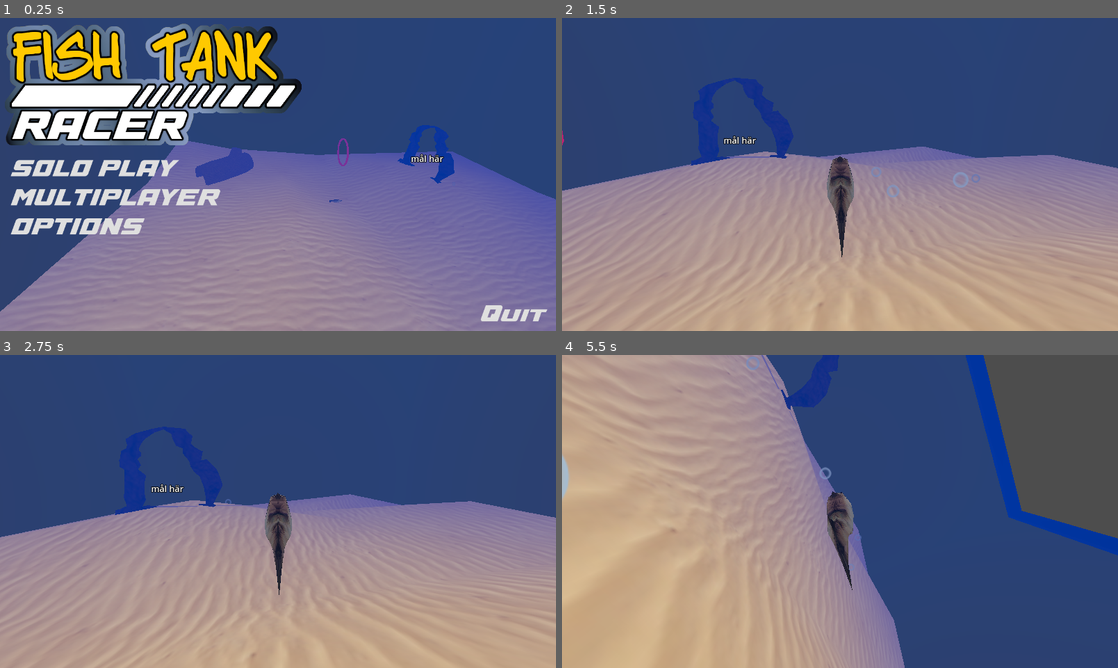
Above: before the commit, frames 1-4 (two rows, left to right).
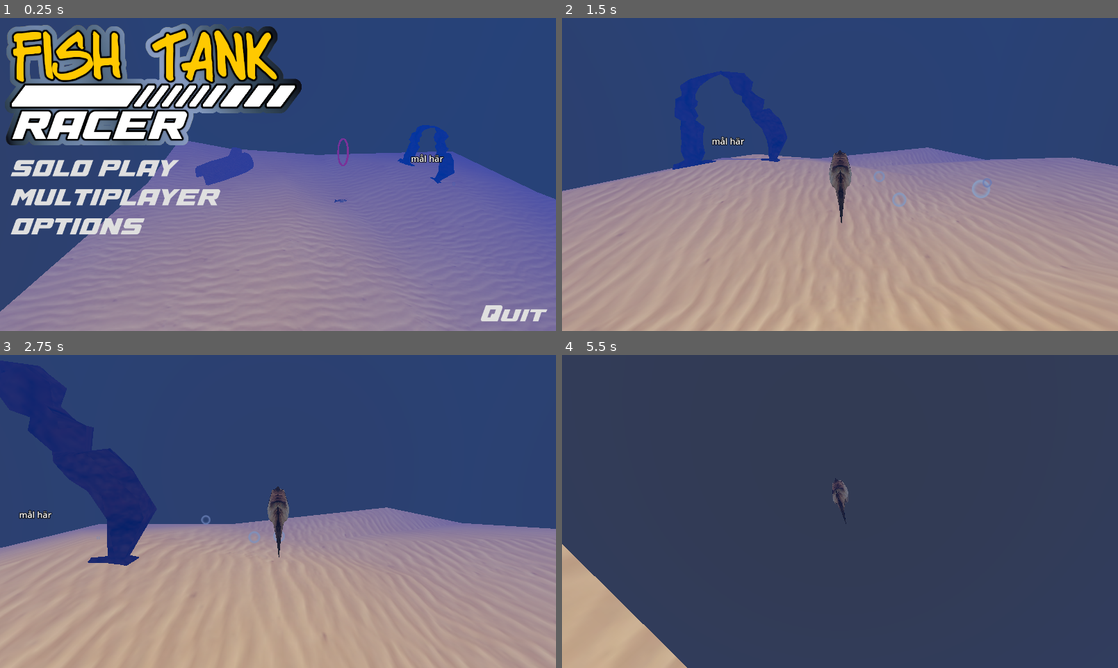
Above: after the commit, the same moments.

Repository: henkehedstrom/dj-scaled
Game: Godot game, scene res://Scenes/menu.tscn
Two runs of this game, one before a commit and one after it. Both use one fixed random seed, a clock stepped at 60 frames per second and the inputs below.
Inputs (mouse positions are in pixels of both pictures, inside the frame that each line leads up to):
- Up to frame 1 (0.25 s): no input
- Up to frame 2 (1.5 s): click "SOLO PLAY" at 0.5 s; move the mouse to (867, 174) at 1.27 s; hold W (forward) from 1.28 s (still down); hold P (mouse_capture) from 1.28 s (still down)
- Up to frame 3 (2.75 s): move the mouse to (166, 527) at 2.02 s; release W (forward) at 2.03 s; release P (mouse_capture) at 2.03 s; hold S (back) from 2.03 s (still down); tap P (mouse_capture) at 2.1 s
- Up to frame 4 (5.5 s): move the mouse to (895, 442) at 2.77 s; release S (back) at 2.78 s; hold D (right) 2.78-3.53 s; hold P (mouse_capture) 2.78-3.53 s; move the mouse to (812, 574) at 3.52 s; hold W (forward) 3.53-4.28 s; tap P (mouse_capture) at 3.6, 5.1 s; move the mouse to (1006, 558) at 4.27 s; hold P (mouse_capture) 4.28-5.03 s; hold A (left) from 4.28 s (still down); move the mouse to (673, 464) at 5.02 s

The runs differ from the first frame. In frame 1, less than 0.1% of the frame differs, in the area x 59-63%, y 58-59%; in frame 2, 2.6%; in frame 3, 11%; in frame 4, 89%, in the area x 0-100%, y 0-100%.

Commit message:
multipllayer syncghronizing !==

Diff:
--- a/Fish.gd
+++ b/Fish.gd
@@ -1,6 +1,6 @@
 extends CharacterBody3D
 
-@export var normal_speed = 0
+@export var normal_speed = 0.1
 @export var current_speed: float = 0.0
 @export var max_speed: float = 4.0
 @export var min_speed: float = 0.0
@@ -25,6 +25,9 @@
 
 # Called every frame. 'delta' is the elapsed time since the previous frame.
 func _process(delta):
+	if $MultiplayerSynchronizer.get_multiplayer_authority() != multiplayer.get_unique_id():
+		return
+
 	if Input.is_action_pressed("forward"):
 		current_speed += acceleration * delta
 
@@ -79,10 +82,14 @@
 	rotation_angle = Vector2.ZERO
 
 func _physics_process(_delta):
+	if $MultiplayerSynchronizer.get_multiplayer_authority() != multiplayer.get_unique_id():
+		return
 	var aim = get_global_transform().basis
 	var forward = -aim.z
-	#move_and_collide(forward * current_speed)
+	move_and_collide(forward * current_speed)
 
 func _input(event):
+	if $MultiplayerSynchronizer.get_multiplayer_authority() != multiplayer.get_unique_id():
+		return
 	if event is InputEventMouseMotion:
 		rotation_angle = event.relative
--- a/fish.tscn
+++ b/fish.tscn
@@ -8,6 +8,16 @@
 size = Vector3(1, 1, 5.38096)
 
 [sub_resource type="CapsuleShape3D" id="CapsuleShape3D_lnhje"]
+
+[sub_resource type="SceneReplicationConfig" id="SceneReplicationConfig_jvvll"]
+properties/0/path = NodePath(".:position")
+properties/0/spawn = true
+properties/0/sync = true
+properties/0/watch = false
+properties/1/path = NodePath(".:rotation")
+properties/1/spawn = true
+properties/1/sync = true
+properties/1/watch = false
 
 [node name="Fish" type="CharacterBody3D"]
 script = ExtResource("1_y5jyl")
@@ -33,3 +43,6 @@
 
 [node name="FishModel" parent="." instance=ExtResource("3_lkjiq")]
 transform = Transform3D(-4.37114e-08, 0, -1, 0, 1, 0, 1, 0, -4.37114e-08, 0, 0, 0)
+
+[node name="MultiplayerSynchronizer" type="MultiplayerSynchronizer" parent="."]
+replication_config = SubResource("SceneReplicationConfig_jvvll")
Not shown: 1 places in fish.tscn that only renumber resources
